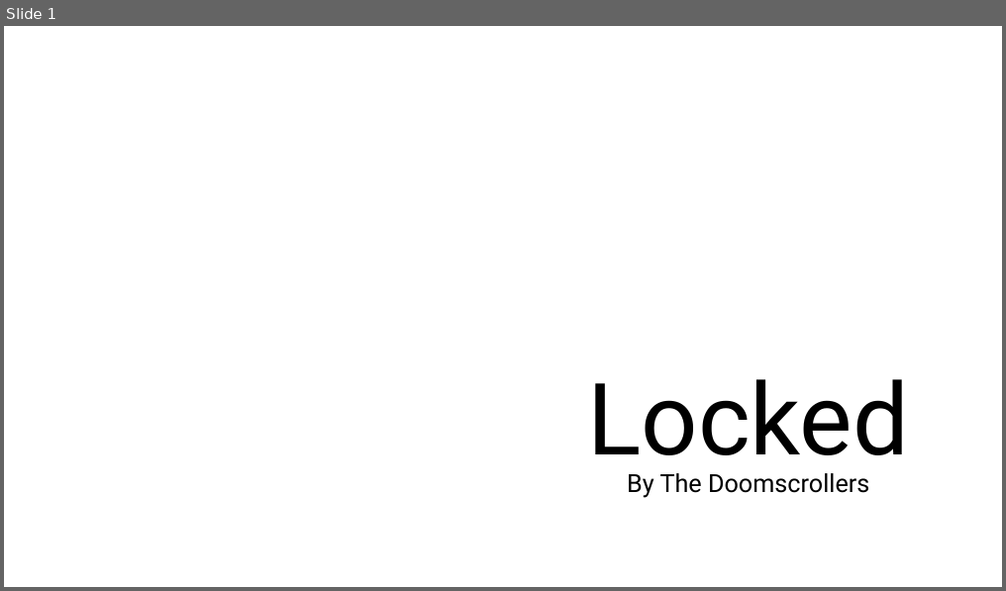
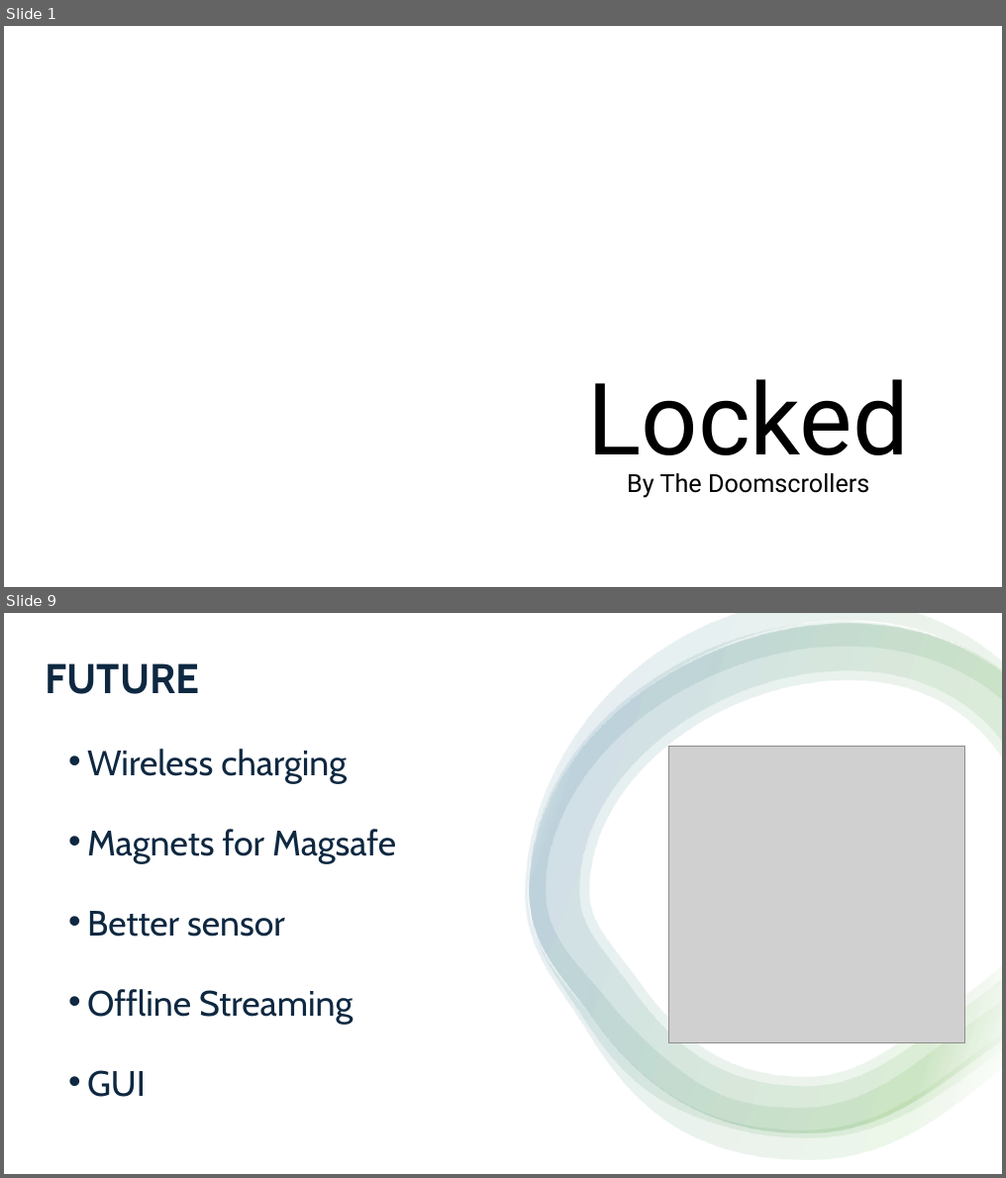
Before and after one commit to steven-szk/DoomScollers, a slide deck: Locked Hackathon.pptx. Shown one above the other, each under a label of ours: slide 1 before the commit, slides 1 and 9 after it; the slides between them are not shown. The pictures are 1006x591 and 1006x1178 pixels, drawn with LibreOffice and Linux fonts; fonts in the diff are those of the drawing; grey boxes stand for pictures; background and template pictures are left out. Boxes give left, top, right and bottom in pixels: in the first picture for what was removed or moved away, otherwise in the second. Text is boxed around its words. In the diff, an @@ line names an element or a change of style, - is before the commit and + after.

```diff
--- a/Locked Hackathon.pptx
+++ b/Locked Hackathon.pptx
@@ slide 9 added at (4, 613, 1002, 1174), background #FFFFFF @@
@@ rectangle added at (4, 613, 1002, 1174), fill #FFFFFF @@
@@ group added at (526, 613, 1002, 1160): 4 freeform shapes @@
@@ title added at (46, 663, 200, 694), 40 pt, text #0E2841, bold @@
+FUTURE
@@ text added at (87, 749, 396, 1097), 34 pt, text #0E2841 @@
+• Wireless charging
+• Magnets for Magsafe
+• Better sensor
+• Offline Streaming
+• GUI
@@ picture added at (668, 747, 965, 1043) @@
```
Also in this commit, not shown: 4 slides changed, 3 other slides added, 1 slide removed.
